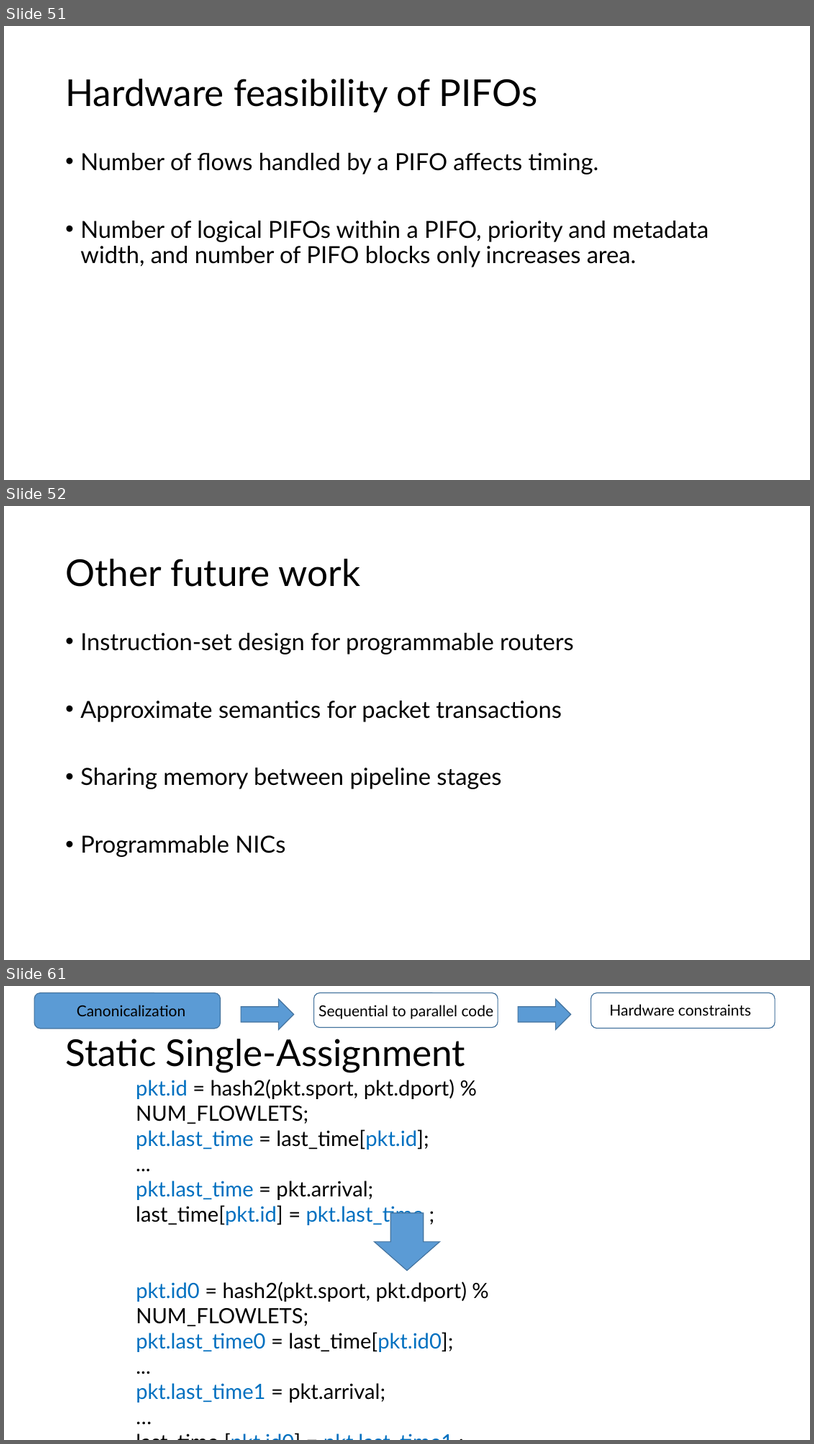
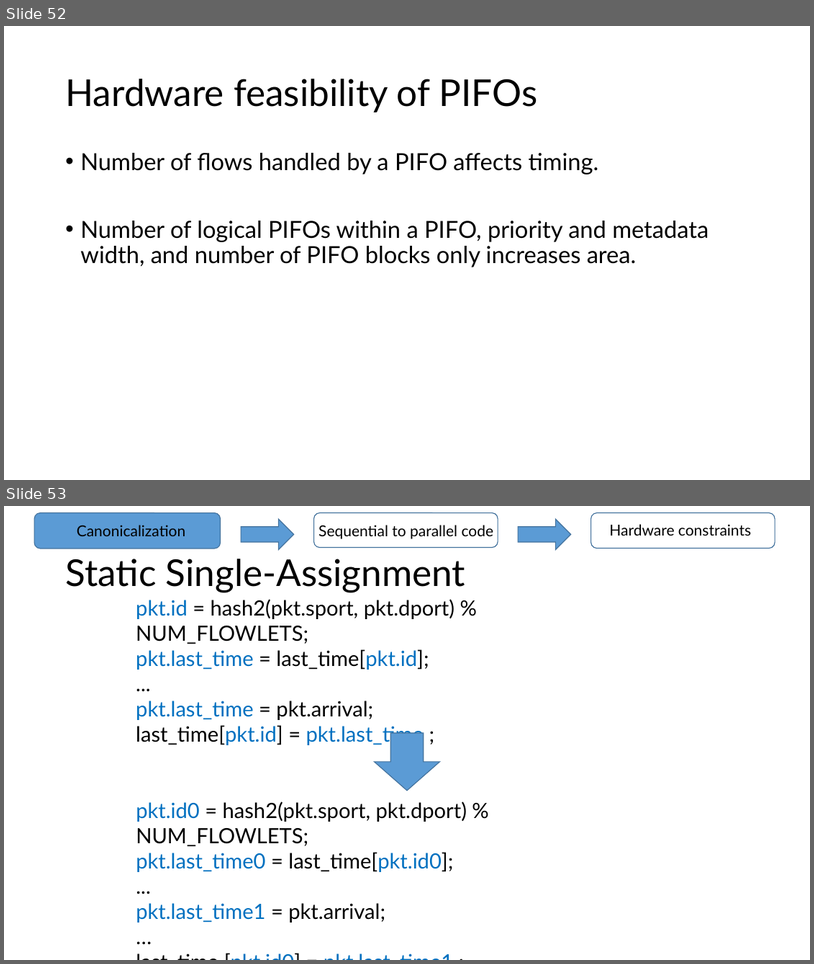
Before and after one commit to anirudhSK/pifo-domino-marple-ppts, a slide deck: combined_domino_pifo.pptx. Shown one above the other, each under a label of ours: slides 51, 52 and 61 before the commit, slides 52 and 53 after it; the slides between them are not shown. The pictures are 814x1444 and 814x964 pixels, drawn with LibreOffice and Linux fonts; fonts in the diff are those of the drawing. Boxes give left, top, right and bottom in pixels: in the first picture for what was removed or moved away, otherwise in the second. Text is boxed around its words. In the diff, an @@ line names an element or a change of style, - is before the commit and + after.

```diff
--- a/combined_domino_pifo.pptx
+++ b/combined_domino_pifo.pptx
@@ slide 52 removed at box(4, 506, 810, 960), background #FFFFFF @@
@@ title removed at box(65, 559, 361, 587) @@
-Other future work
@@ text removed at box(80, 633, 574, 857) @@
-• Instruction-set design for programmable routers
-• Approximate semantics for packet transactions
-• Sharing memory between pipeline stages
-• Programmable NICs
@@ what was slide 51 is now slide 52 @@
@@ what was slide 61 is now slide 53 @@
```
Also in this commit, not shown: 4 slides added, 13 other slides removed.
